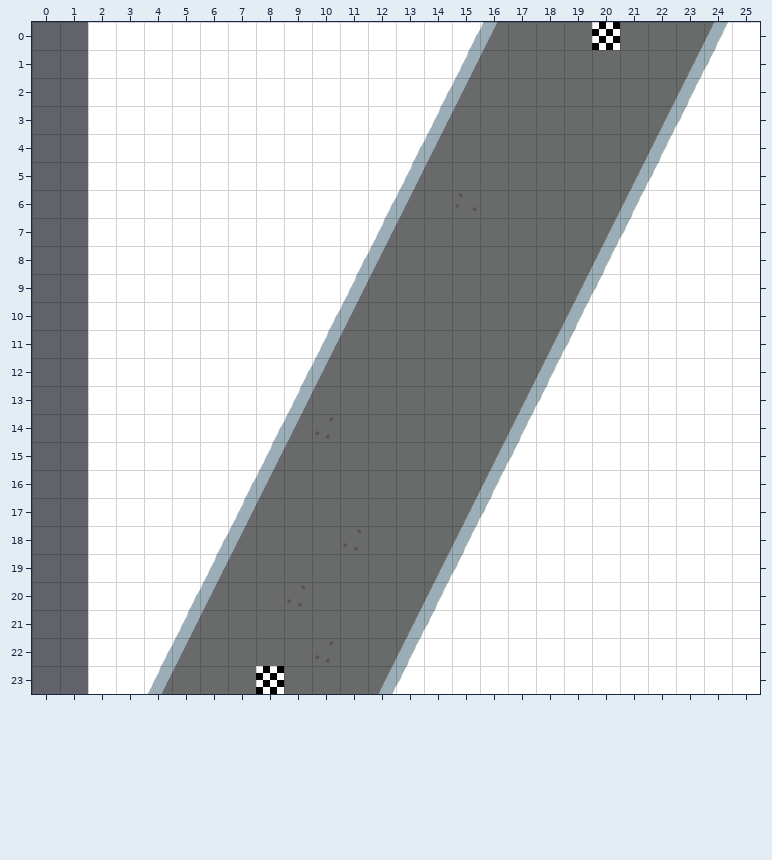
Level history. Tiled map: core/assets/maps/right-left_single_single.tmx. The first picture shows the starting point.
Cells are 64x64 px. Shown: x 0..25, y 0..23. The old version is drawn lined up with the new one.
The same view after the edit:
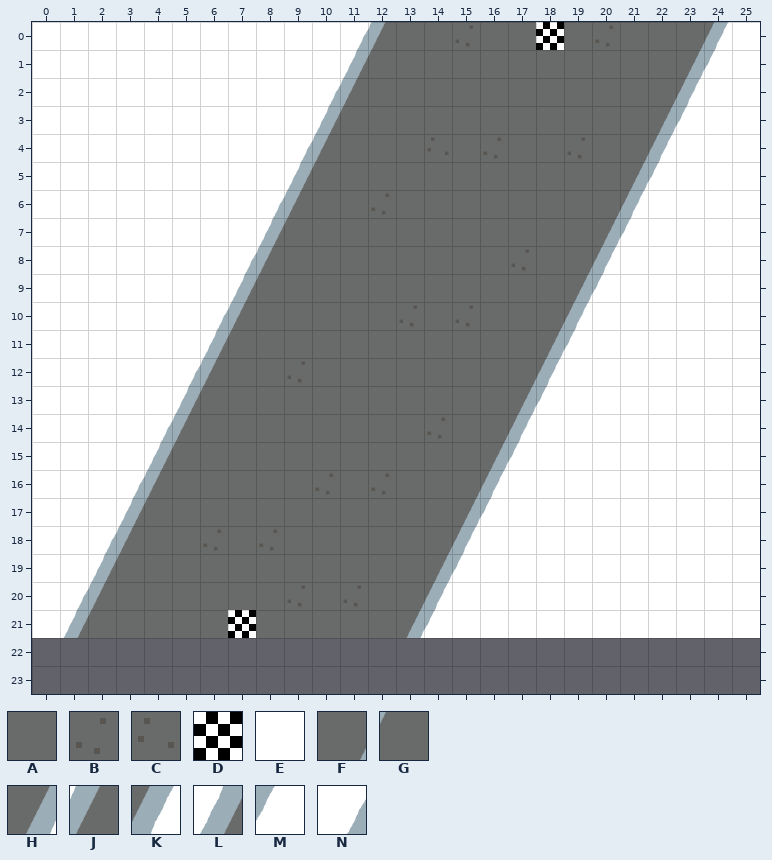
Key: from "snow": A 0, B 2 turned 180, C 2 turned 270, D 4, E 6, F 16 flipped on the diagonal, G 16 flipped on the other diagonal, H 17 flipped on the diagonal, J 17 flipped on the other diagonal, K 24 flipped on the diagonal, L 24 flipped on the other diagonal, M 25 flipped on the diagonal, N 25 flipped on the other diagonal.
_ is an empty cell, # one hidden under a higher layer.
Diff:
map size 24x24 -> 26x22 cells (old content now starts at 2,0; both pictures use the new coordinates)
Layer "Ground":
y 0: x 0..1 __ -> EE; x 11..16 EEEENJ -> NJAABA; x 18 A -> #; x 20 # -> B
y 1: x 0..1 __ -> EE; x 11..16 EEEELG -> LGAAAA
y 2: x 0..1 __ -> EE; x 10..15 EEEENJ -> NJAAAA
y 3: x 0..1 __ -> EE; x 10..15 EEEELG -> LGAAAA
y 4: x 0..1 __ -> EE; x 9..14 EEEENJ -> NJAAAC; x 16 A -> B; x 19 A -> B
y 5: x 0..1 __ -> EE; x 9..14 EEEELG -> LGAAAA
y 6: x 0..1 __ -> EE; x 8..13 EEEENJ -> NJAABA; x 15 C -> A
y 7: x 0..1 __ -> EE; x 8..13 EEEELG -> LGAAAA
y 8: x 0..1 __ -> EE; x 7..12 EEEENJ -> NJAAAA; x 17 A -> B
y 9: x 0..1 __ -> EE; x 7..12 EEEELG -> LGAAAA
y 10: x 0..1 __ -> EE; x 6..11 EEEENJ -> NJAAAA; x 13 A -> B; x 15 A -> B
y 11: x 0..1 __ -> EE; x 6..11 EEEELG -> LGAAAA
y 12: x 0..1 __ -> EE; x 5..10 EEEENJ -> NJAABA
y 13: x 0..1 __ -> EE; x 5..10 EEEELG -> LGAAAA
y 14: x 0..1 __ -> EE; x 4..10 EEEENJB -> NJAAAAA; x 14 A -> B
y 15: x 0..1 __ -> EE; x 4..9 EEEELG -> LGAAAA
y 16: x 0..1 __ -> EE; x 3..8 EEEENJ -> NJAAAA; x 10 A -> B; x 12 A -> B
y 17: x 0..1 __ -> EE; x 3..8 EEEELG -> LGAAAA
y 18: x 0..8 __EEEENJA -> EENJAABAB; x 11 B -> A
y 19: x 0..7 __EEEELG -> EELGAAAA
y 20: x 0..6 __EEENJ -> ENJAAAA; x 11 A -> B
y 21: x 0..6 __EEELG -> ELGAAAA
y 22: x 2..5 EENJ -> ____; x 10 B -> _; x 12..25 FKEEEEEEEEEEEE -> ______________
y 23: x 2..5 EELG -> ____; x 8 # -> _; x 12..25 HMEEEEEEEEEEEE -> ______________
Layer "Centers":
y 0: x 18 _ -> D; x 20 D -> _
y 21: x 7 _ -> D
y 23: x 8 D -> _
Changed places in both pictures, as pixel boxes (x1, y1, x2, y2):
changed: (32, 22, 760, 694)
